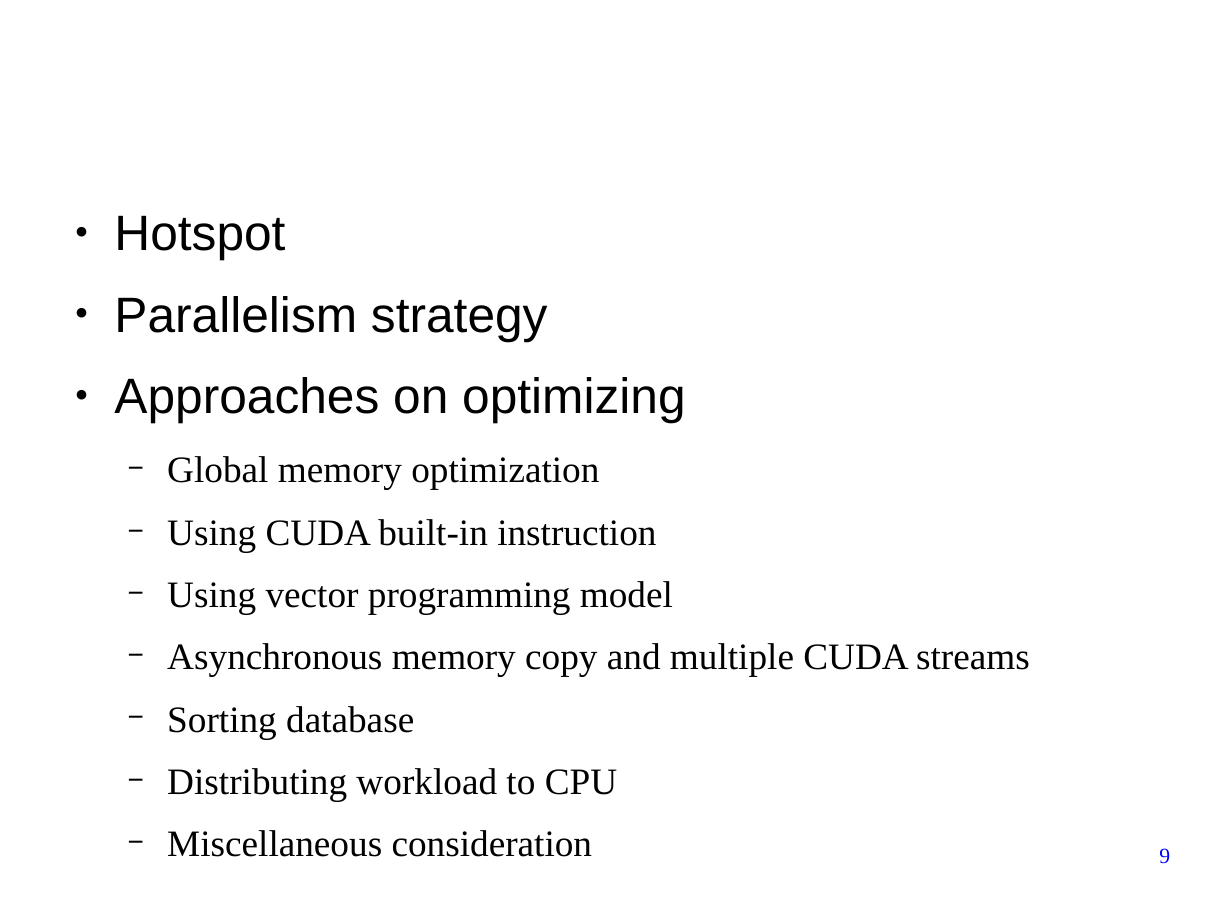
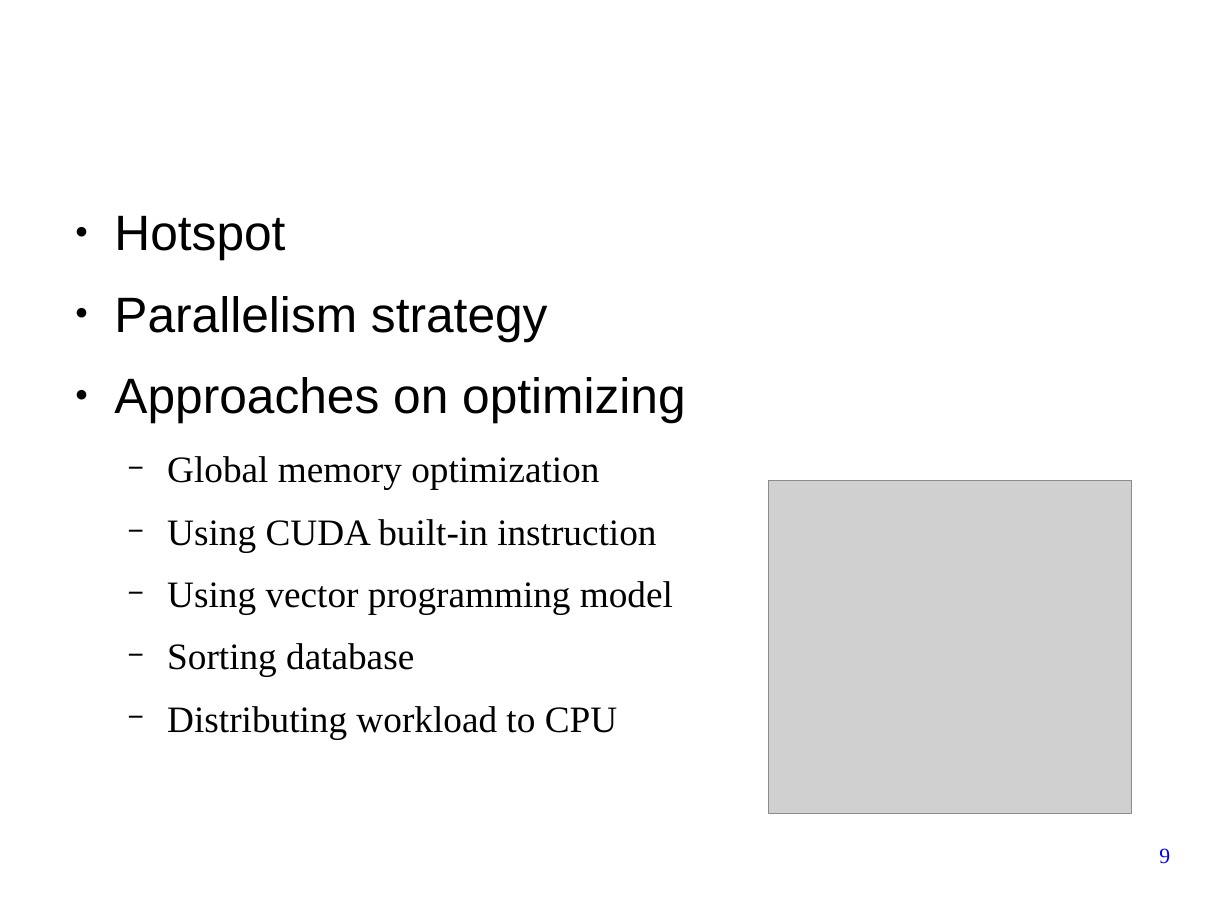
Before and after one commit to forestcheng/cudahmmsearch, a slide deck: slide 9 of thesis/thesisDefense.odp. Drawn at 1232x924 pixels with LibreOffice and Linux fonts; fonts in the diff are those of the drawing; grey boxes stand for pictures; background and template pictures are left out. Boxes give left, top, right and bottom in pixels: in the first picture for what was removed or moved away, otherwise in the second. Text is boxed around its words. In the diff, an @@ line names an element or a change of style, - is before the commit and + after.

```diff
--- a/thesis/thesisDefense.odp
+++ b/thesis/thesisDefense.odp
@@ picture added at (769, 481, 1133, 814) @@
@@ text at (167, 643, 1030, 677): paragraph removed @@
-  − Asynchronous memory copy and multiple CUDA streams
@@ text at (167, 830, 593, 857): paragraph removed @@
-  − Miscellaneous consideration
```
Also in this commit, not shown: 11 other slides changed, 1 slide removed.
